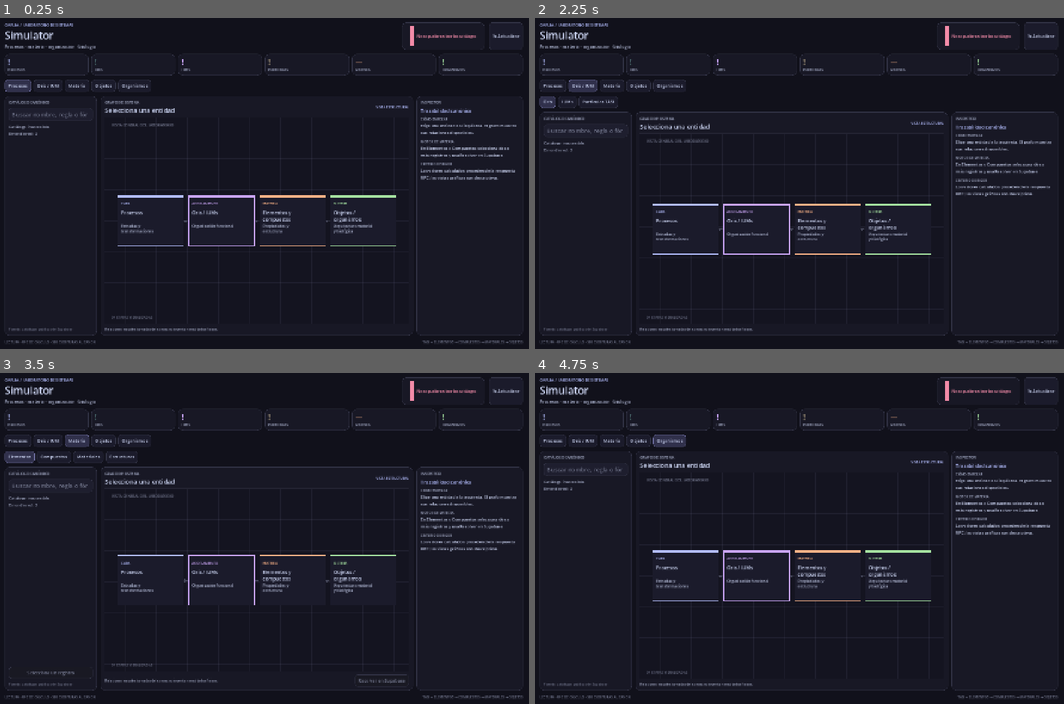
Above: before the commit, frames 1-4 (two rows, left to right).
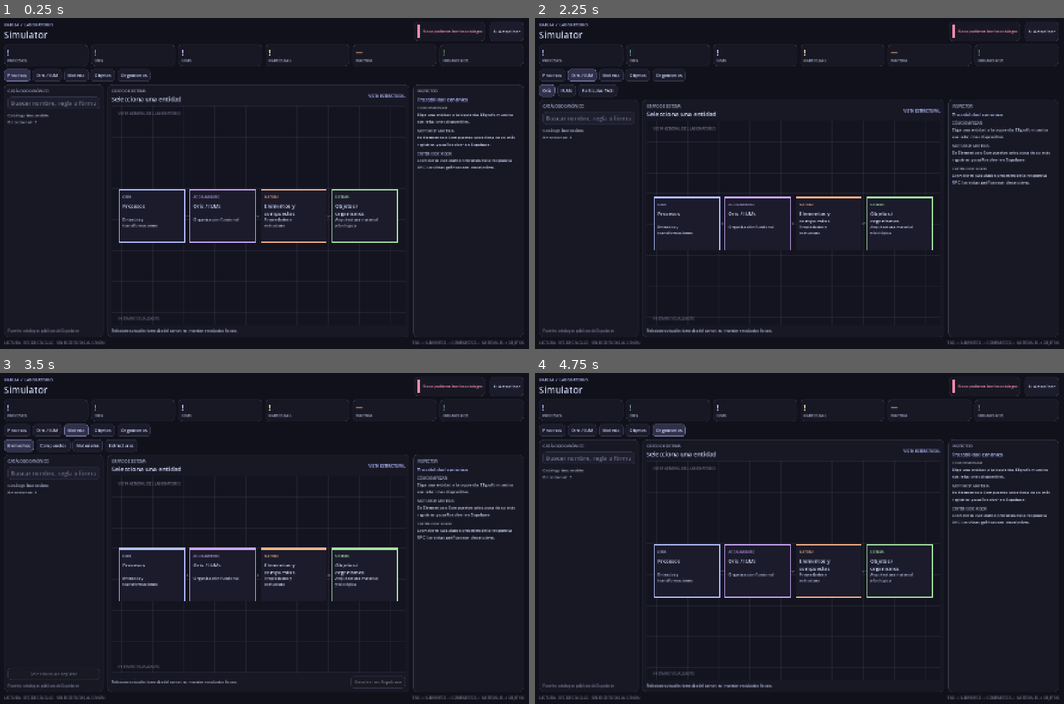
Above: after the commit, the same moments.

Repository: Franilover/Simulator
Game: Godot game, scene res://scenes/main.tscn
Two runs of this game, one before a commit and one after it. Both use one fixed random seed, a clock stepped at 60 frames per second and the inputs below.
Inputs:
- Up to frame 1 (0.25 s): no input
- Up to frame 2 (2.25 s): click "↻ Actualizar" at 0.5 s; click "Procesos" at 1.25 s; click "Oris / IUM" at 2 s
- Up to frame 3 (3.5 s): click "Materia" at 2.75 s
- Up to frame 4 (4.75 s): click "Objetos" at 3.5 s; click "Organismos" at 4.25 s

The runs differ from the first frame. In frame 1, 8.1% of the frame differs, in the area x 0-99%, y 1-99%; in frame 2, 8.2%; in frame 3, 8.4%; in frame 4, 8.2%.

Commit message:
Tighten layout spacing and improve text readability

Diff:
--- a/scripts/simulator.gd
+++ b/scripts/simulator.gd
@@ -53,7 +53,7 @@
 			box_width = 178.0
 		var full_width := box_width * float(count) + gap * float(count - 1)
 		var start_x := maxf(margin_x, (size.x - full_width) * 0.5)
-		var box_height := 136.0
+		var box_height := 144.0
 		var start_y := maxf(52.0, (size.y - box_height) * 0.5)
 
 		for index in range(count):
@@ -76,8 +76,8 @@
 			draw_rect(rect, tint, false, 1.4)
 			draw_rect(Rect2(rect.position, Vector2(box_width, 4.0)), tint, true)
 			draw_string(ThemeDB.fallback_font, Vector2(px + 9, start_y + 25), _short(str(data.get("role", "ETAPA")), 17).to_upper(), HORIZONTAL_ALIGNMENT_LEFT, box_width - 18, 9, tint)
-			draw_multiline_string(ThemeDB.fallback_font, Vector2(px + 9, start_y + 51), _wrap(_short(str(data.get("title", "Nodo")), 34), 18), HORIZONTAL_ALIGNMENT_LEFT, box_width - 18, 13, -1, INK)
-			draw_multiline_string(ThemeDB.fallback_font, Vector2(px + 9, start_y + 86), _wrap(_short(str(data.get("detail", "")), 96), 22), HORIZONTAL_ALIGNMENT_LEFT, box_width - 18, 10, -1, Color("#a6adc8"))
+			draw_multiline_string(ThemeDB.fallback_font, Vector2(px + 9, start_y + 51), _wrap(_short(str(data.get("title", "Nodo")), 34), 18), HORIZONTAL_ALIGNMENT_LEFT, box_width - 18, 14, -1, INK)
+			draw_multiline_string(ThemeDB.fallback_font, Vector2(px + 9, start_y + 86), _wrap(_short(str(data.get("detail", "")), 96), 22), HORIZONTAL_ALIGNMENT_LEFT, box_width - 18, 11, -1, Color("#bac2de"))
 		draw_string(ThemeDB.fallback_font, Vector2(18, size.y - 14), "%02d ETAPAS VISUALIZADAS" % count, HORIZONTAL_ALIGNMENT_LEFT, size.x - 36, 9, SUBTLE)
 
 	func _short(value: String, length: int) -> String:
@@ -157,14 +157,14 @@
 
 	var outer := MarginContainer.new()
 	outer.set_anchors_and_offsets_preset(Control.PRESET_FULL_RECT)
-	outer.add_theme_constant_override("margin_left", 18)
-	outer.add_theme_constant_override("margin_right", 18)
-	outer.add_theme_constant_override("margin_top", 14)
-	outer.add_theme_constant_override("margin_bottom", 12)
+	outer.add_theme_constant_override("margin_left", 16)
+	outer.add_theme_constant_override("margin_right", 16)
+	outer.add_theme_constant_override("margin_top", 12)
+	outer.add_theme_constant_override("margin_bottom", 10)
 	add_child(outer)
 
 	var page := VBoxContainer.new()
-	page.add_theme_constant_override("separation", 11)
+	page.add_theme_constant_override("separation", 8)
 	outer.add_child(page)
 
 	var header := HBoxContainer.new()
@@ -174,16 +174,15 @@
 	var identity := VBoxContainer.new()
 	identity.add_theme_constant_override("separation", 2)
 	header.add_child(identity)
-	identity.add_child(_label("GARLIA  /  LABORATORIO DE SISTEMAS", 10, ACCENT))
-	identity.add_child(_label("Simulator", 28, TEXT_COLOR))
-	identity.add_child(_label("Procesos · materia · organización · biología", 12, MUTED))
+	identity.add_child(_label("GARLIA  /  LABORATORIO", 11, ACCENT))
+	identity.add_child(_label("Simulator", 25, TEXT_COLOR))
 
 	var spacer := Control.new()
 	spacer.size_flags_horizontal = Control.SIZE_EXPAND_FILL
 	header.add_child(spacer)
 
 	var connection_panel := _panel()
-	connection_panel.custom_minimum_size = Vector2(224, 0)
+	connection_panel.custom_minimum_size = Vector2(190, 0)
 	header.add_child(connection_panel)
 	var connection_row := HBoxContainer.new()
 	connection_row.alignment = BoxContainer.ALIGNMENT_CENTER
@@ -233,7 +232,7 @@
 	page.add_child(body)
 
 	var left_panel := _panel()
-	left_panel.custom_minimum_size = Vector2(250, 0)
+	left_panel.custom_minimum_size = Vector2(270, 0)
 	body.add_child(left_panel)
 	var left := VBoxContainer.new()
 	left.add_theme_constant_override("separation", 8)
@@ -286,7 +285,7 @@
 	center_header.add_child(_label("VISTA ESTRUCTURAL", 9, ACCENT))
 
 	graph = FlowCanvas.new()
-	graph.custom_minimum_size = Vector2(420, 220)
+	graph.custom_minimum_size = Vector2(420, 250)
 	graph.size_flags_horizontal = Control.SIZE_EXPAND_FILL
 	graph.size_flags_vertical = Control.SIZE_EXPAND_FILL
 	center.add_child(graph)
@@ -380,7 +379,7 @@
 	result_content.add_child(result_label)
 
 	var right_panel := _panel()
-	right_panel.custom_minimum_size = Vector2(288, 0)
+	right_panel.custom_minimum_size = Vector2(300, 0)
 	body.add_child(right_panel)
 	var right := VBoxContainer.new()
 	right.add_theme_constant_override("separation", 7)
@@ -1412,7 +1411,7 @@
 func _label(value: String, font_size: int = 12, tint: Color = TEXT_COLOR) -> Label:
 	var label := Label.new()
 	label.text = value
-	label.add_theme_font_size_override("font_size", font_size)
+	label.add_theme_font_size_override("font_size", maxi(font_size, 10))
 	label.add_theme_color_override("font_color", tint)
 	return label
 
